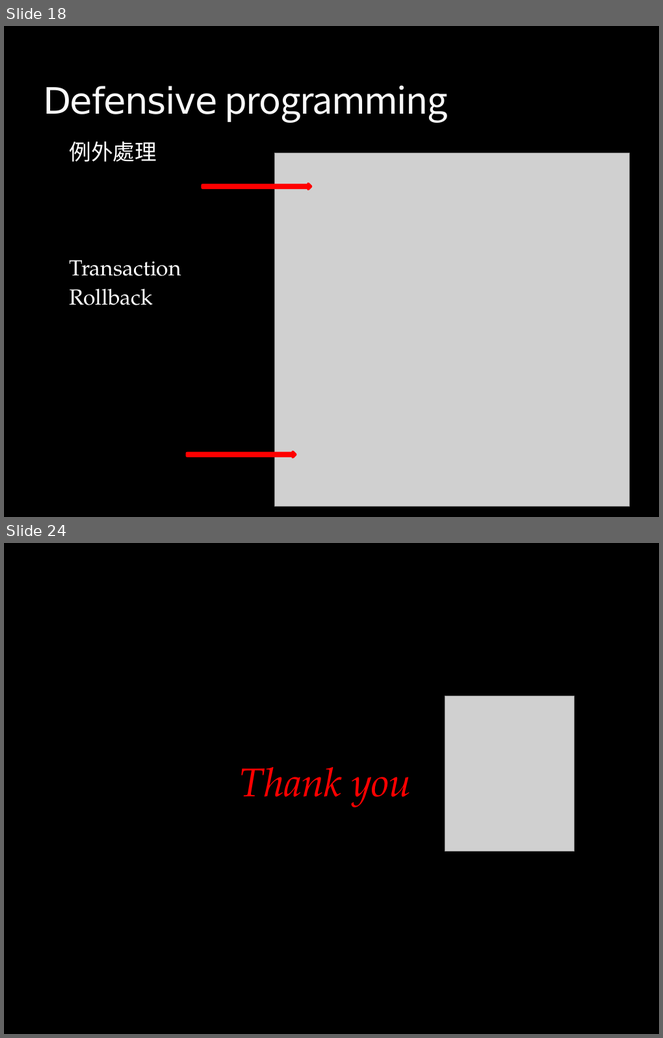
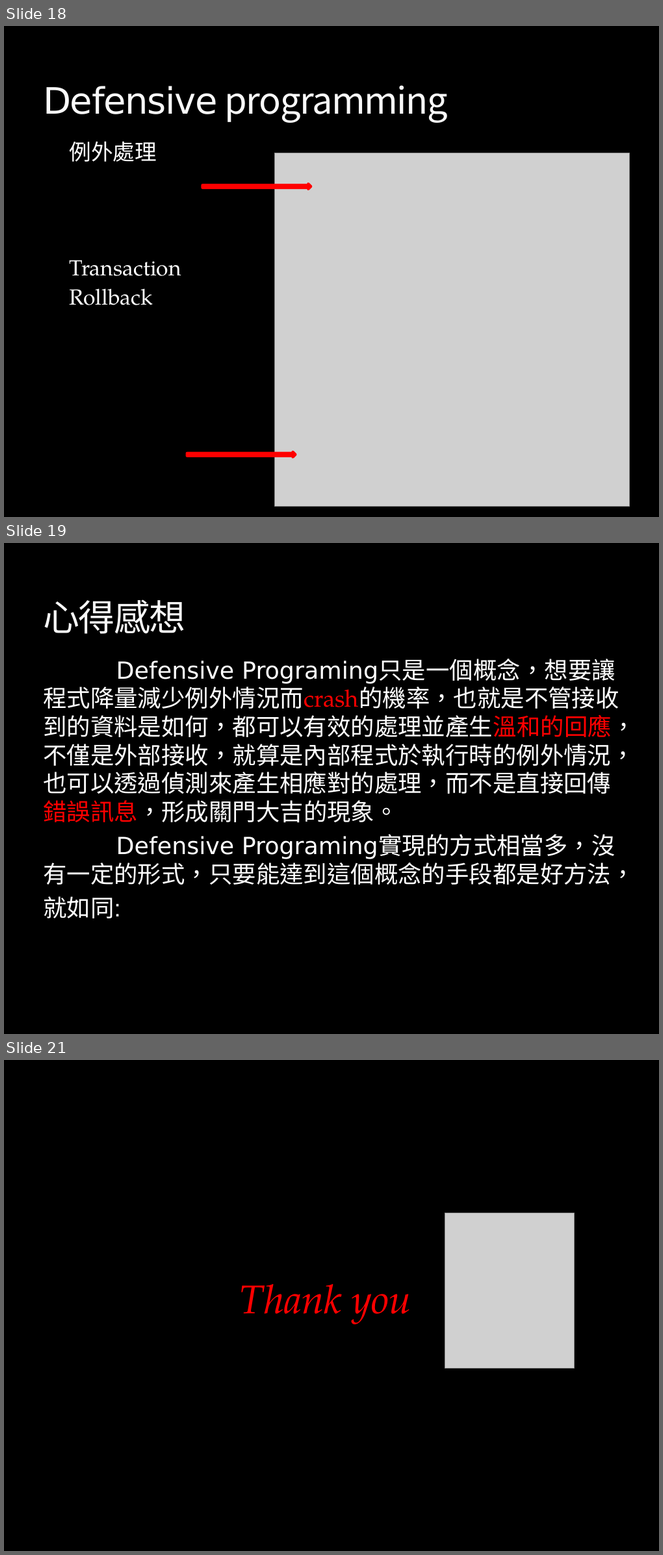
Before and after one commit to boris410/gitlab, a slide deck: 研一/作業二/defensive/Learning Defensive programming.pptx. Shown one above the other, each under a label of ours: slides 18 and 24 before the commit, slides 18, 19 and 21 after it; the slides between them are not shown. The pictures are 663x1038 and 663x1555 pixels, drawn with LibreOffice and Linux fonts; fonts in the diff are those of the drawing; grey boxes stand for pictures; background and template pictures are left out. Boxes give left, top, right and bottom in pixels: in the first picture for what was removed or moved away, otherwise in the second. Text is boxed around its words. In the diff, an @@ line names an element or a change of style, - is before the commit and + after.

Commit message:
修改投影片-心得縮減

```diff
--- a/研一/作業二/defensive/Learning Defensive programming.pptx
+++ b/研一/作業二/defensive/Learning Defensive programming.pptx
@@ slide 19 added at (x1=4, y1=543, x2=659, y2=1034), background picture (left out) @@
@@ title added at (x1=43, y1=600, x2=186, y2=634), 40 pt, text #F9F9F9 @@
+心得感想
@@ text added at (x1=43, y1=660, x2=635, y2=919), 26 pt, text #FFFFFF @@
+Defensive Programing只是一個概念，想要讓程式降量減少例外情況而crash的機率，也就是不管接收到的資料是如何，都可以有效的處理並產生溫和的回應，不僅是外部接收，就算是內部程式於執行時的例外情況，也可以透過偵測來產生相應對的處理，而不是直接回傳錯誤訊息，形成關門大吉的現象。
+Defensive Programing實現的方式相當多，沒有一定的形式，只要能達到這個概念的手段都是好方法，
+就如同:
@@ what was slide 24 is now slide 21 @@
```
Also in this commit, not shown: 1 slide changed, 2 other slides added.
